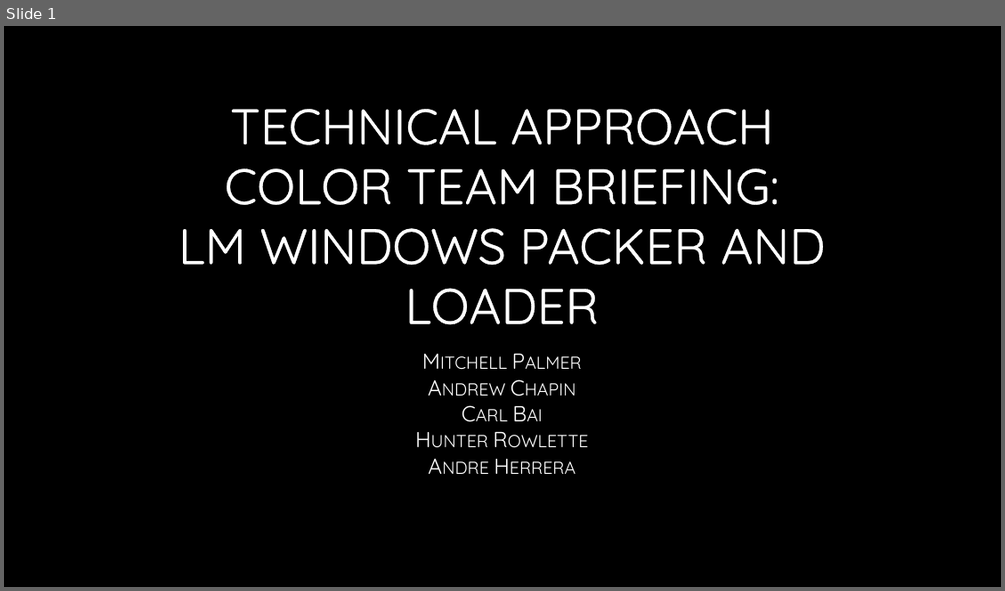
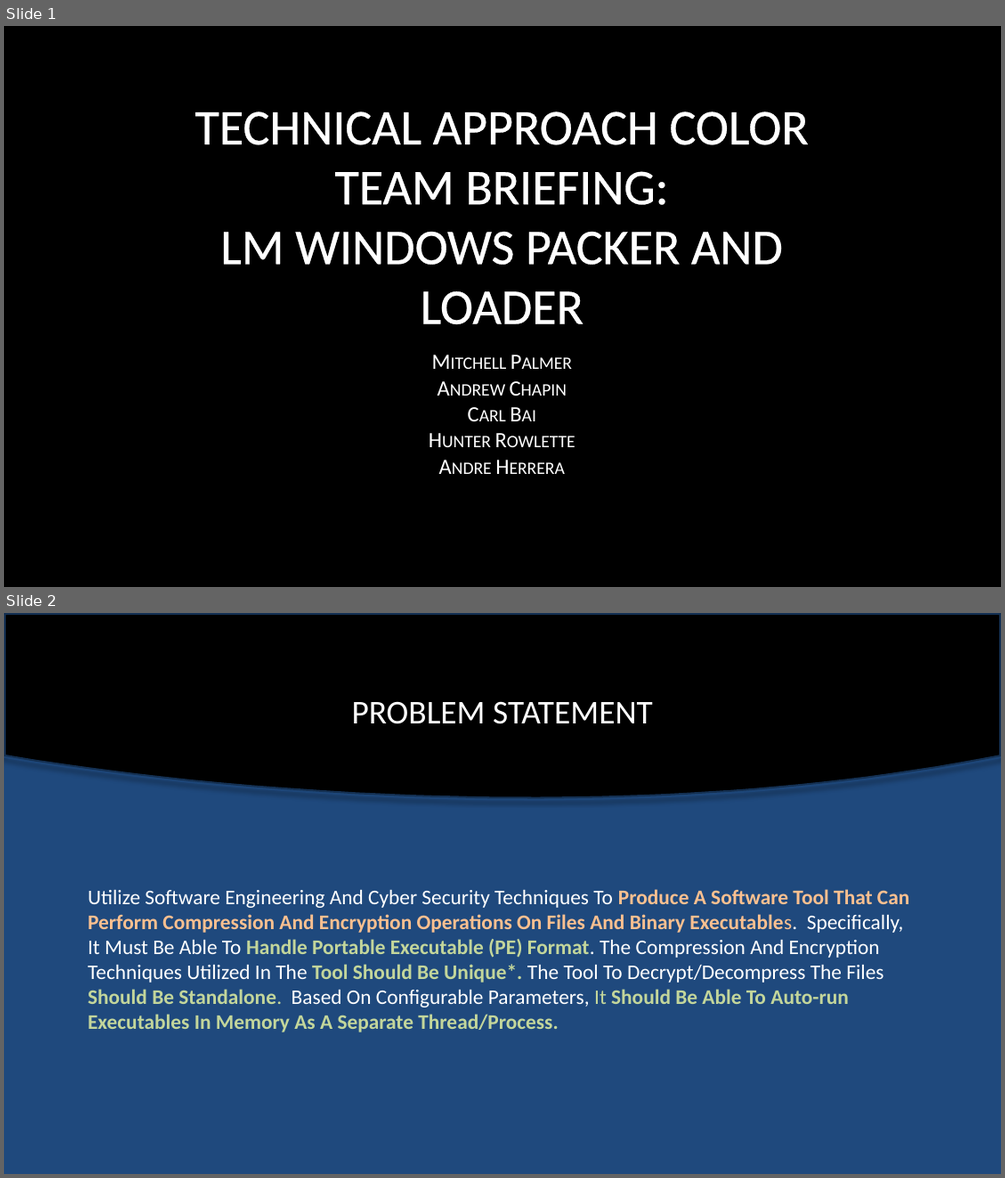
Before and after one commit to jcogs89/LMC-Packer-Loader, a slide deck: Assignments/E01-Technical_Approach_Color_Team.pptx. Shown one above the other, each under a label of ours: slide 1 before the commit, slides 1 and 2 after it. The pictures are 1005x591 and 1005x1178 pixels, drawn with LibreOffice and Linux fonts; fonts in the diff are those of the drawing; background and template pictures are left out. Boxes give left, top, right and bottom in pixels: in the first picture for what was removed or moved away, otherwise in the second. Text is boxed around its words. In the diff, an @@ line names an element or a change of style, - is before the commit and + after.

```diff
--- a/Assignments/E01-Technical_Approach_Color_Team.pptx
+++ b/Assignments/E01-Technical_Approach_Color_Team.pptx
@@ slide 2 added at [4, 613, 1001, 1174], background picture (left out) @@
@@ rectangle added at [4, 613, 1001, 1174], fill #1F497D @@
@@ freeform shape added at [4, 613, 1001, 798], fill #000000, outline #17375E 3.5 pt @@
@@ title added at [352, 701, 653, 724], 32 pt, text gradient #FFFFFF to #A6A6A6 @@
+PROBLEM STATEMENT
@@ text added at [88, 889, 909, 1032], 20 pt, text gradient #FFFFFF to #BFBFBF, bold @@
+Utilize Software Engineering And Cyber Security Techniques To Produce A Software Tool That Can Perform Compression And Encryption Operations On Files And Binary Executables. Specifically, It Must Be Able To Handle Portable Executable (PE) Format. The Compression And Encryption Techniques Utilized In The Tool Should Be Unique*. The Tool To Decrypt/Decompress The Files Should Be Standalone. Based On Configurable Parameters, It Should Be Able To Auto-run Executables In Memory As A Separate Thread/Process.
@@ slide 1 changed as well @@
@@ title "TECHNICAL APPROACH COLOR TEAM BRIEFING: ..." at [195, 111, 809, 324]: font Quicksand to Calibri @@
@@ subtitle "Mitchell Palmer Andrew Chapin Carl ..." at [146, 344, 857, 499]: font Quicksand to Calibri @@
```
Also in this commit, not shown: 2 other slides changed, 5 other slides added, 10 slides removed.
